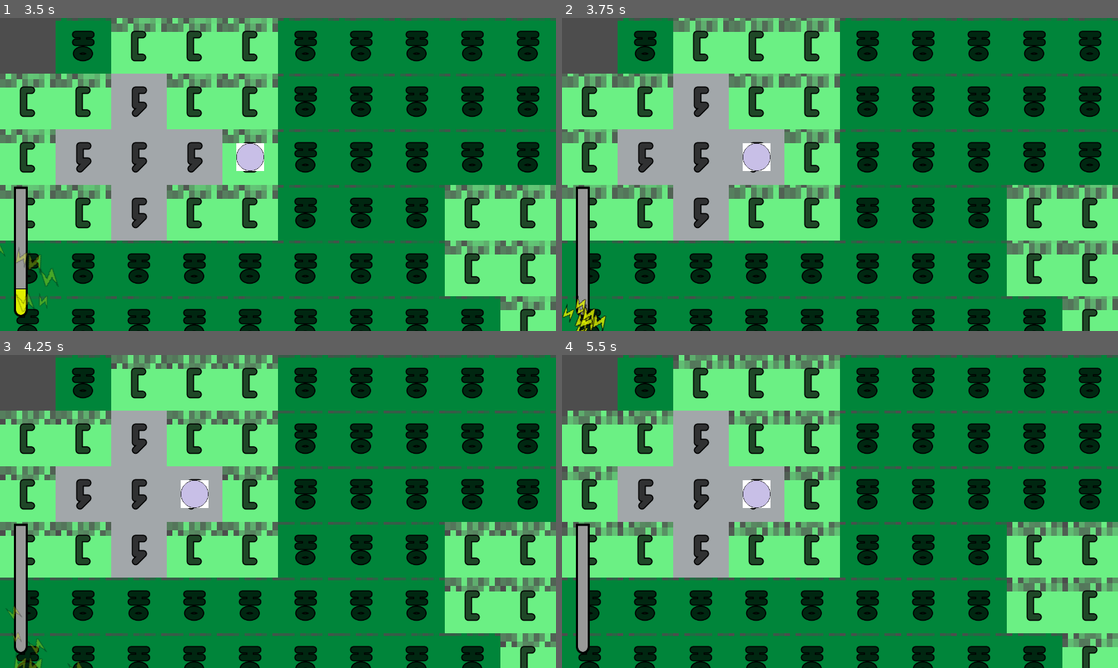
Above: before the commit, frames 1-4 (two rows, left to right).
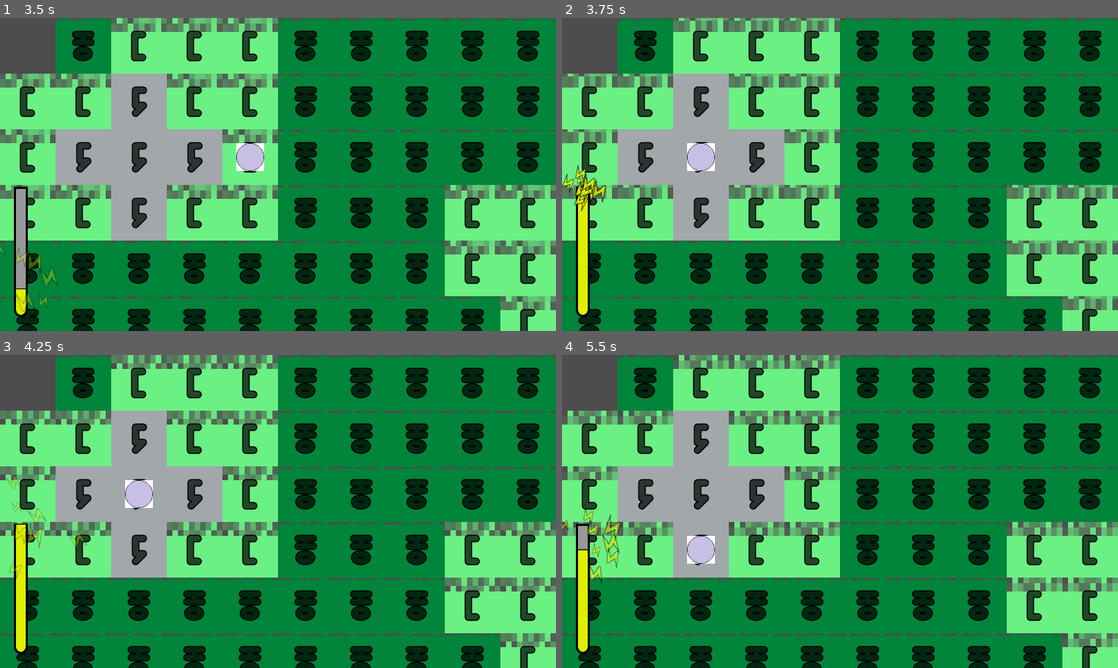
Above: after the commit, the same moments.

Repository: SamBumgardner/from-the-mountain
Game: Godot game, scene res://gameplay/gameplay.tscn
Same seed, same stepped clock (60 frames per second), same inputs: the game is played once before the commit and once after it. Before the commit the project starts from res://map/map.tscn.
Inputs:
- Up to frame 1 (3.5 s): hold Right (player_right) 0.53-1.28 s; hold Space (player_interact) 0.53-1.28 s; hold S (player_down) 1.28-2.03 s; tap Space (player_interact) at 1.35, 2.85 s; hold Right (player_right) 2.03-2.78 s; hold Space (player_interact) 2.03-2.78 s; hold Up (player_up) from 2.78 s (still down)
- Up to frame 2 (3.75 s): release Up (player_up) at 3.53 s; hold A (player_left) from 3.53 s (still down); hold Space (player_interact) from 3.53 s (still down)
- Up to frame 3 (4.25 s): keep holding A (player_left); keep holding Space (player_interact)
- Up to frame 4 (5.5 s): release Space (player_interact) at 4.28 s; tap Space (player_interact) at 4.35 s; release A (player_left) at 5.03 s; hold S (player_down) from 5.03 s (still down); hold Space (player_interact) from 5.03 s (still down)

Frame 1 is identical in both runs. In frame 2, 2.2% of the frame differs, in the area x 0-38%, y 40-100%; in frame 3, 2.1%; in frame 4, 1.9%.

Commit message:
add basic end screen & reset

Diff:
--- /dev/null
+++ b/end_screen/character_legacy.gd
@@ -0,0 +1,7 @@
+class_name CharacterLegacy extends TextureRect
+
+signal legacy_screen_finished
+
+func _input(event):
+	if event.is_action_pressed("player_interact"):
+		legacy_screen_finished.emit()
--- /dev/null
+++ b/end_screen/character_legacy.tscn
@@ -0,0 +1,52 @@
+[gd_scene load_steps=5 format=3 uid="uid://i8py0fo11lc3"]
+
+[ext_resource type="Script" path="res://end_screen/character_legacy.gd" id="1_daeym"]
+[ext_resource type="Theme" uid="uid://dwo0cssrmpnaj" path="res://end_screen/end_screen_theme.tres" id="1_jpfqd"]
+
+[sub_resource type="Gradient" id="Gradient_jtr22"]
+
+[sub_resource type="GradientTexture2D" id="GradientTexture2D_5io2h"]
+gradient = SubResource("Gradient_jtr22")
+fill_from = Vector2(0, 0.816239)
+fill_to = Vector2(0, 1)
+
+[node name="CharacterLegacy" type="TextureRect"]
+custom_minimum_size = Vector2(1280, 720)
+texture = SubResource("GradientTexture2D_5io2h")
+script = ExtResource("1_daeym")
+
+[node name="Header" type="MarginContainer" parent="."]
+layout_mode = 1
+anchors_preset = 10
+anchor_right = 1.0
+grow_horizontal = 2
+theme_override_constants/margin_left = 64
+theme_override_constants/margin_right = 64
+
+[node name="VBoxContainer" type="VBoxContainer" parent="Header"]
+layout_mode = 2
+theme_override_constants/separation = -32
+
+[node name="HBoxContainer" type="HBoxContainer" parent="Header/VBoxContainer"]
+layout_mode = 2
+
+[node name="LEGACY" type="Label" parent="Header/VBoxContainer/HBoxContainer"]
+layout_mode = 2
+theme = ExtResource("1_jpfqd")
+text = "LEGACY"
+
+[node name="Colon" type="Label" parent="Header/VBoxContainer/HBoxContainer"]
+layout_mode = 2
+theme_override_font_sizes/font_size = 128
+text = ":"
+
+[node name="MarginContainer" type="MarginContainer" parent="Header/VBoxContainer"]
+layout_mode = 2
+theme_override_constants/margin_left = 128
+
+[node name="CharacterName" type="Label" parent="Header/VBoxContainer/MarginContainer"]
+layout_mode = 2
+size_flags_vertical = 8
+theme = ExtResource("1_jpfqd")
+theme_override_font_sizes/font_size = 64
+text = "Georgio"
--- /dev/null
+++ b/end_screen/end_screen_theme.tres
@@ -0,0 +1,7 @@
+[gd_resource type="Theme" load_steps=2 format=3 uid="uid://dwo0cssrmpnaj"]
+
+[ext_resource type="FontFile" uid="uid://1tp2c024q3tk" path="res://art/GENÉRICA PRIMITIVA #01.ttf" id="1_ecwmv"]
+
+[resource]
+default_font = ExtResource("1_ecwmv")
+default_font_size = 128
--- /dev/null
+++ b/gameplay/gameplay.gd
@@ -0,0 +1,27 @@
+extends Node
+
+signal new_generation_begins
+
+var map_state_preload : PackedScene = preload("res://map/map.tscn")
+var legacy_state_preload : PackedScene = preload("res://end_screen/character_legacy.tscn")
+
+var map_state : MapScene
+var legacy_state : CharacterLegacy
+
+func _ready():
+	map_state = map_state_preload.instantiate()
+	legacy_state = legacy_state_preload.instantiate()
+	add_child(map_state)
+
+	map_state.character_finished.connect(_on_character_finished)
+	legacy_state.legacy_screen_finished.connect(_on_legacy_screen_finished)
+	new_generation_begins.connect(map_state._on_new_generation_begins)
+
+func _on_character_finished(finished_character:Player):
+	map_state.process_mode = Node.PROCESS_MODE_DISABLED
+	add_child(legacy_state)
+
+func _on_legacy_screen_finished():
+	new_generation_begins.emit()
+	remove_child(legacy_state)
+	map_state.process_mode = Node.PROCESS_MODE_INHERIT
--- /dev/null
+++ b/gameplay/gameplay.tscn
@@ -0,0 +1,6 @@
+[gd_scene load_steps=2 format=3 uid="uid://2xks7cbp74xs"]
+
+[ext_resource type="Script" path="res://gameplay/gameplay.gd" id="1_8nwe7"]
+
+[node name="Gameplay" type="Node"]
+script = ExtResource("1_8nwe7")
--- a/map/WorldMap.gd
+++ b/map/WorldMap.gd
@@ -14,3 +14,8 @@
 func _on_child_entered_tree(child):
 	var child_coord: Vector2i = local_to_map(to_local(child.global_position))
 	set_cell(0, child_coord, 0, Vector2i.ZERO, child.get_index())
+
+
+func _on_child_exiting_tree(node):
+	print("losing a child!")
+	pass # Replace with function body.
--- a/map/map.gd
+++ b/map/map.gd
@@ -1,4 +1,17 @@
-extends Node2D
+class_name MapScene extends Node2D
+
+signal character_finished(player:Player)
+
+var player_start_position:Vector2i = Vector2i(2, 2)
 
 func _ready():
 	pass
+
+func _on_new_generation_begins():
+	# do all of the logic needed to reset & progress the world
+	$Player.force_change_position(Vector2i(2,2))
+	$Player.current_energy = 100
+	pass
+
+func _on_player_character_finished(this_player):
+	character_finished.emit(this_player)
--- a/map/map.tscn
+++ b/map/map.tscn
@@ -38,4 +38,6 @@
 layout_mode = 2
 
 [connection signal="child_entered_tree" from="TileMap" to="TileMap" method="_on_child_entered_tree"]
+[connection signal="child_exiting_tree" from="TileMap" to="TileMap" method="_on_child_exiting_tree"]
+[connection signal="character_finished" from="Player" to="." method="_on_player_character_finished"]
 [connection signal="energy_changed" from="Player" to="HUD/HBoxContainer/EnergyBar" method="_on_player_energy_changed"]
--- a/player/Player.gd
+++ b/player/Player.gd
@@ -1,6 +1,7 @@
-extends Sprite2D
+class_name Player extends Sprite2D
 
 signal energy_changed(new_value:float)
+signal character_finished(this_player:Player)
 
 const MAX_ENERGY : float = 100
 
@@ -16,19 +17,25 @@
 	current_coords = world_map.local_to_map(world_map.to_local(global_position))
 	pass
 
+func force_change_position(coordinates : Vector2i):
+	var tile : Tile = world_map.get_tile(coordinates)
+	if tile != null:
+		global_position = tile.global_position
+		current_coords = coordinates
+
 func move(distance : Vector2i):
 	var tile : Tile = world_map.get_tile(current_coords + distance)
 
 	if tile != null:
-		# Check if player has enough energy
 		if current_energy > 0:
 			current_energy -= tile.movement_in_cost
-			# move player to found tile
 			global_position = tile.global_position
 			current_coords = current_coords + distance
+			#resolve any additional results of moving into tile.
 
 		if current_energy <= 0:
 			print("character is exhuasted! end game now")
+			character_finished.emit(self)
 
 func _input(event):
 	if event.is_action_pressed("player_left"):
--- a/project.godot
+++ b/project.godot
@@ -11,7 +11,7 @@
 [application]
 
 config/name="From-the-mountain"
-run/main_scene="res://map/map.tscn"
+run/main_scene="res://gameplay/gameplay.tscn"
 config/features=PackedStringArray("4.2", "GL Compatibility")
 config/icon="res://icon.svg"
 
